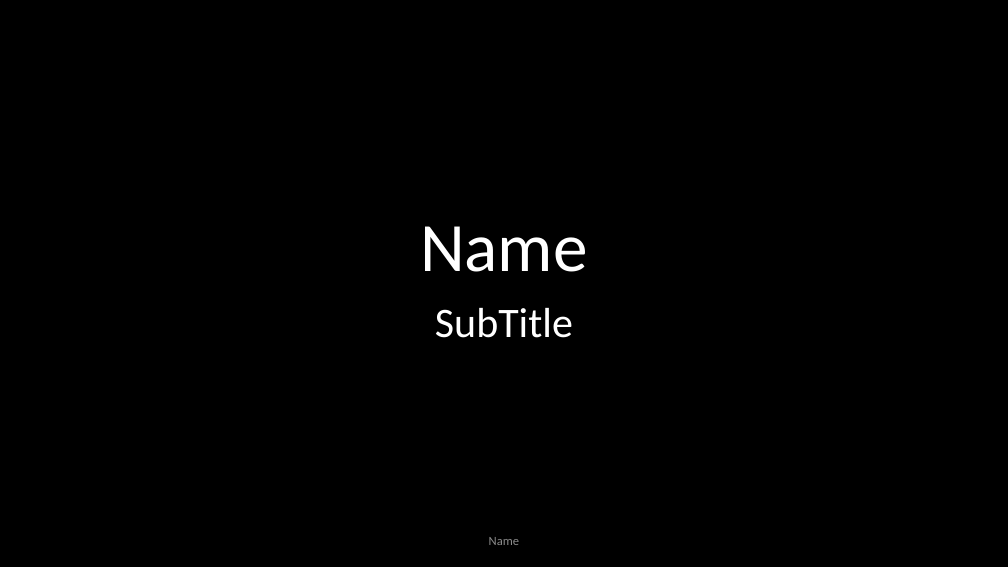
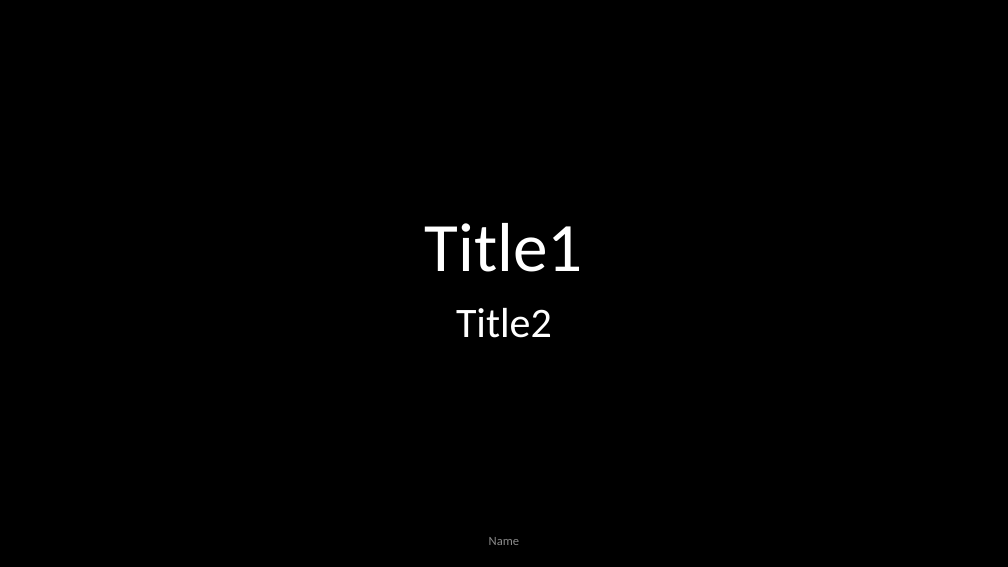
Before and after one commit to Cruisoring/lyric-ppt, a slide deck: slide 1 of templates/lyrics.pptx. Drawn at 1008x567 pixels with LibreOffice and Linux fonts; fonts in the diff are those of the drawing. Boxes give left, top, right and bottom in pixels: in the first picture for what was removed or moved away, otherwise in the second. Text is boxed around its words. In the diff, an @@ line names an element or a change of style, - is before the commit and + after.

```diff
--- a/templates/lyrics.pptx
+++ b/templates/lyrics.pptx
@@ title at bbox=[425, 223, 583, 272]: text changed @@
-Name
+Title1
@@ subtitle at bbox=[456, 308, 552, 338]: text changed @@
-SubTitle
+Title2
```
Also in this commit, not shown: 1 slide added, 1 slide removed, 27 other files.
